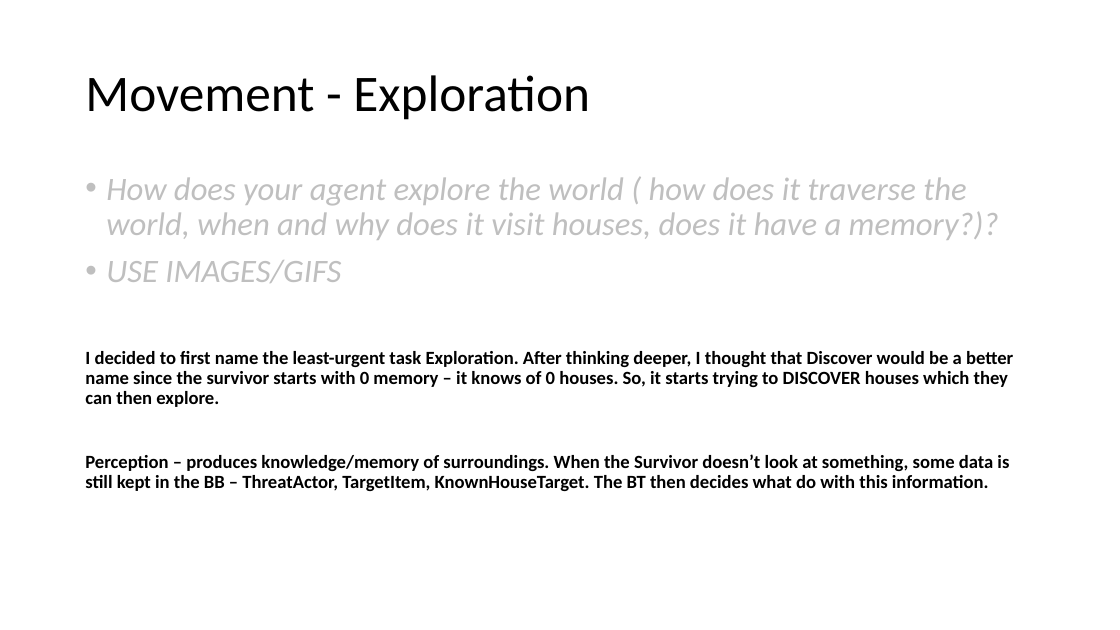
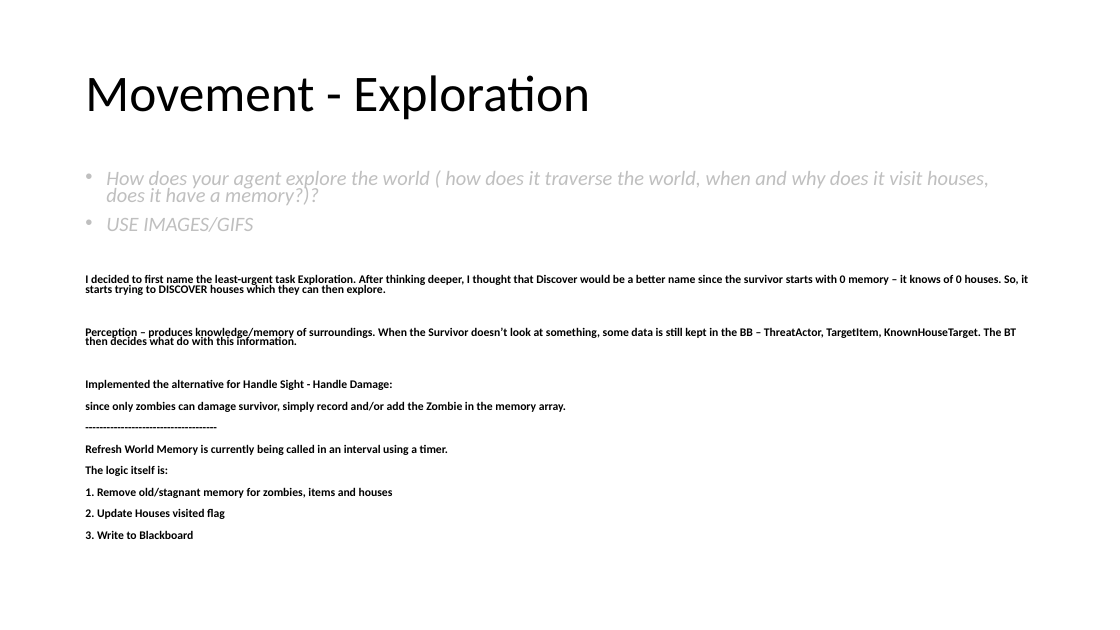
Before and after one commit to DAE-GD-2025-2026/gameai-zombie-DanielAdam13, a slide deck: slide 6 of GPP_ZombieAI_AdamovDaniel_2DAE10.pptx. Drawn at 1120x630 pixels with LibreOffice and Linux fonts; fonts in the diff are those of the drawing. Boxes give left, top, right and bottom in pixels: in the first picture for what was removed or moved away, otherwise in the second. Text is boxed around its words. In the diff, an @@ line names an element or a change of style, - is before the commit and + after.

Commit message:
Updated Presentation

```diff
--- a/GPP_ZombieAI_AdamovDaniel_2DAE10.pptx
+++ b/GPP_ZombieAI_AdamovDaniel_2DAE10.pptx
@@ text at [85,171,1028,345]: size 28 to 17.5 pt in "How does your agent explore the world ...", "USE IMAGES/GIFS"; size 16 to 10 pt in "I decided to first name the least-urgent ...", "Perception – produces knowledge/memory of surroundings. When ..."; line spacing 0.9 to 0.7 @@
@@ text at [85,379,566,539]: paragraphs added @@
+Implemented the alternative for Handle Sight - Handle Damage:
+since only zombies can damage survivor, simply record and/or add the Zombie in the memory array.
+-------------------------------------
+Refresh World Memory is currently being called in an interval using a timer.
+The logic itself is:
+1. Remove old/stagnant memory for zombies, items and houses
+2. Update Houses visited flag
+3. Write to Blackboard
```
